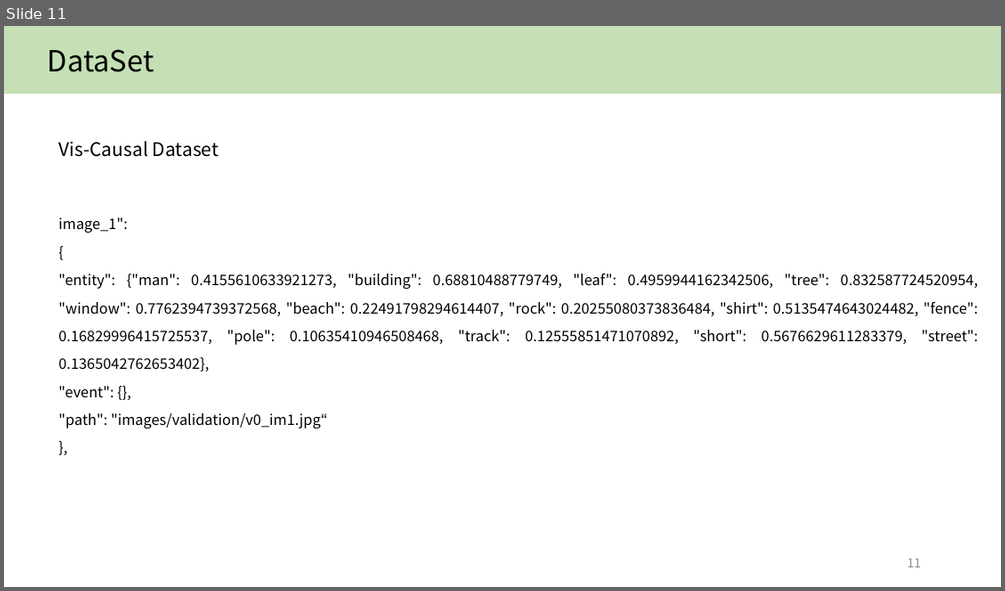
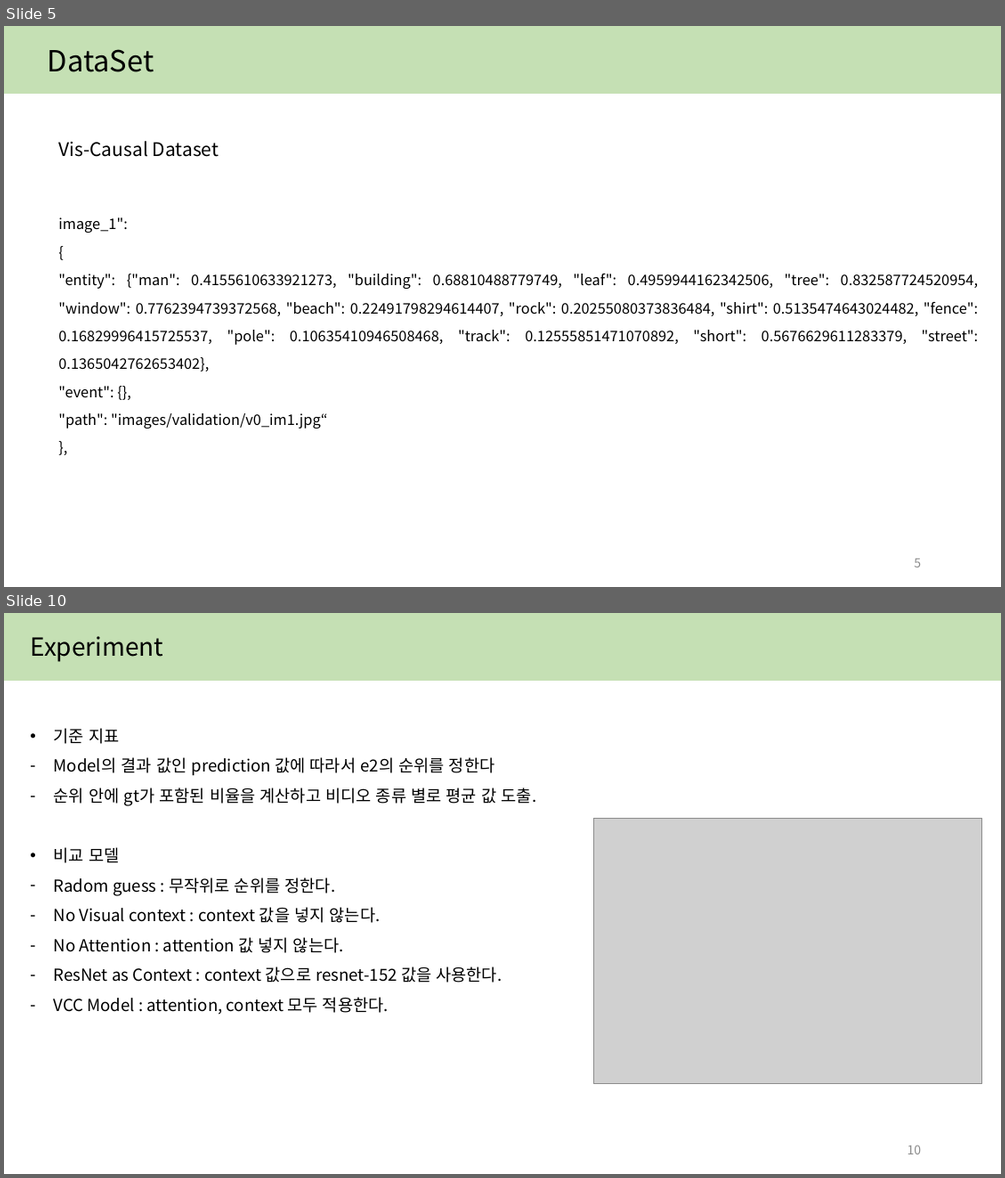
Before and after one commit to yejin087/study_image_caption, a slide deck: 3주차.pptx. Shown one above the other, each under a label of ours: slide 11 before the commit, slides 5 and 10 after it; the slides between them are not shown. The pictures are 1005x591 and 1005x1178 pixels, drawn with LibreOffice and Linux fonts; fonts in the diff are those of the drawing; grey boxes stand for pictures. Boxes give left, top, right and bottom in pixels: in the first picture for what was removed or moved away, otherwise in the second. Text is boxed around its words. In the diff, an @@ line names an element or a change of style, - is before the commit and + after.

Commit message:
0721
ppt 결과 분석 까지완료

```diff
--- a/3주차.pptx
+++ b/3주차.pptx
@@ slide 10 added at [4, 613, 1001, 1174], background #FFFFFF @@
@@ rectangle added at [4, 613, 1001, 681], fill #C5E0B4, outline #C5E0B4 1 pt @@
@@ text added at [30, 636, 163, 662], 24 pt, text #000000 @@
+Experiment
@@ text added at [54, 728, 537, 1014], 16 pt, text #000000 @@
+• 기준 지표
+– Model의 결과 값인 prediction 값에 따라서 e2의 순위를 정한다
+– 순위 안에 gt가 포함된 비율을 계산하고 비디오 종류 별로 평균 값 도출.
+• 비교 모델
+– Radom guess : 무작위로 순위를 정한다.
+– No Visual context : context 값을 넣지 않는다.
+– No Attention : attention 값 넣지 않는다.
+– ResNet as Context : context 값으로 resnet-152 값을 사용한다.
+– VCC Model : attention, context 모두 적용한다.
@@ picture added at [594, 818, 982, 1083] @@
@@ page number added at [907, 1145, 922, 1154], 12 pt, text #8C8C8C @@
+10
@@ what was slide 11 is now slide 5 @@
@@ page number at [914, 558, 921, 567]: text changed @@
-11
+5
```
Also in this commit, not shown: 5 slides changed, 4 other slides added, 4 slides removed, 5 other files.
